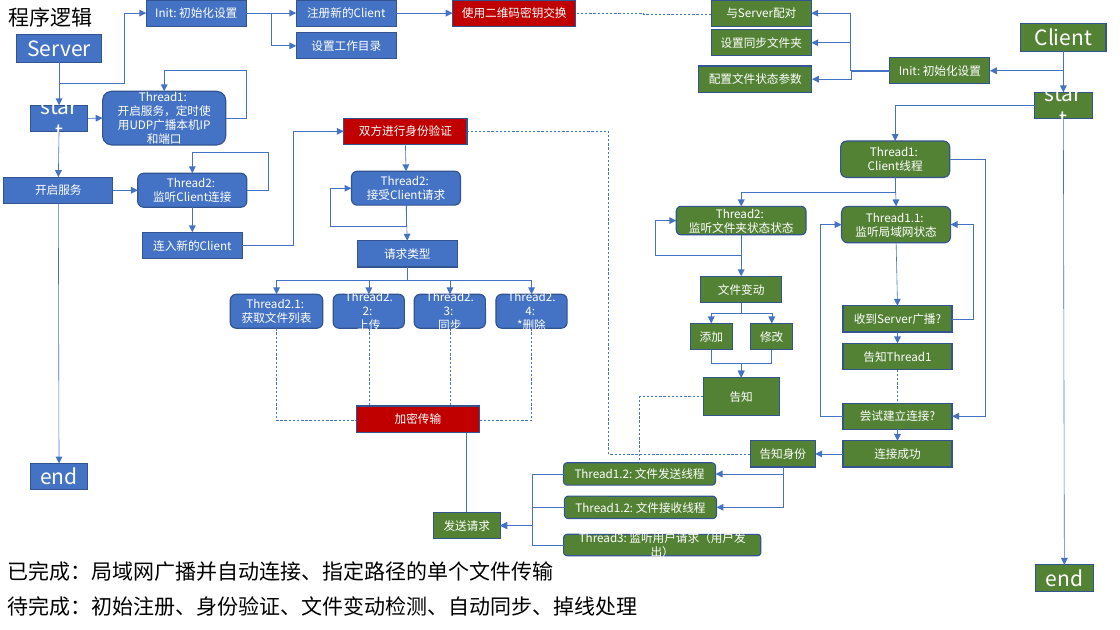
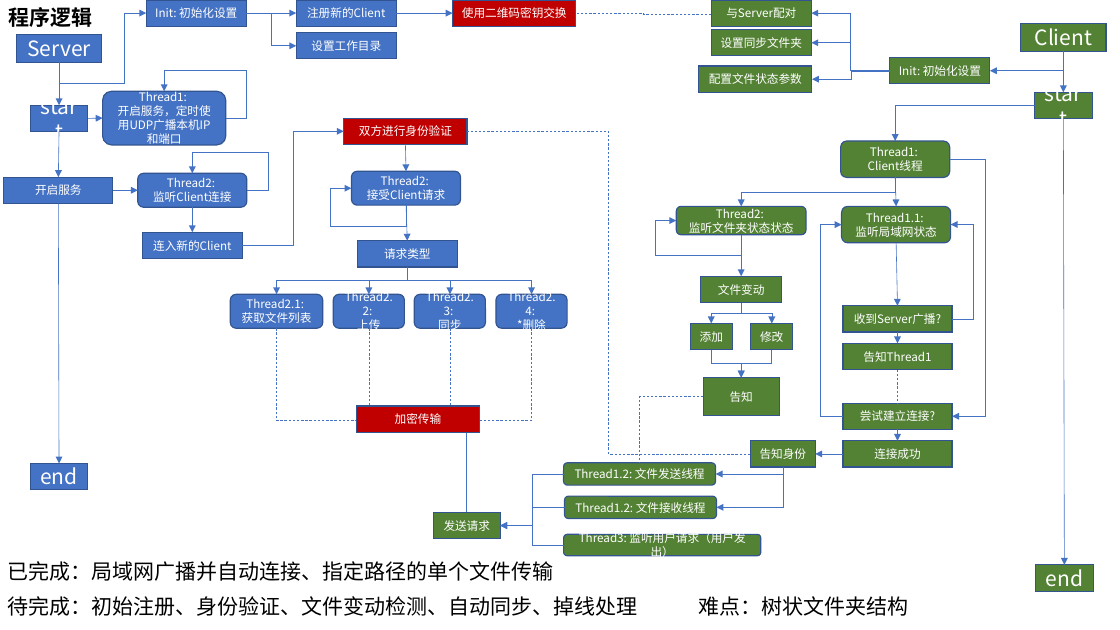
Before and after one commit to Youngzt998/Naive-Airdrop, a slide deck: slide 1 of idea.pptx. Drawn at 1120x630 pixels with LibreOffice and Linux fonts; fonts in the diff are those of the drawing. Boxes give left, top, right and bottom in pixels: in the first picture for what was removed or moved away, otherwise in the second. Text is boxed around its words. In the diff, an @@ line names an element or a change of style, - is before the commit and + after.

```diff
--- a/idea.pptx
+++ b/idea.pptx
@@ text "程序逻辑" at (8,7,92,27): bold on @@
@@ text added at (699,596,909,616), 18 pt, text #000000 @@
+难点：树状文件夹结构
```
Also in this commit, not shown: 15 other files.
